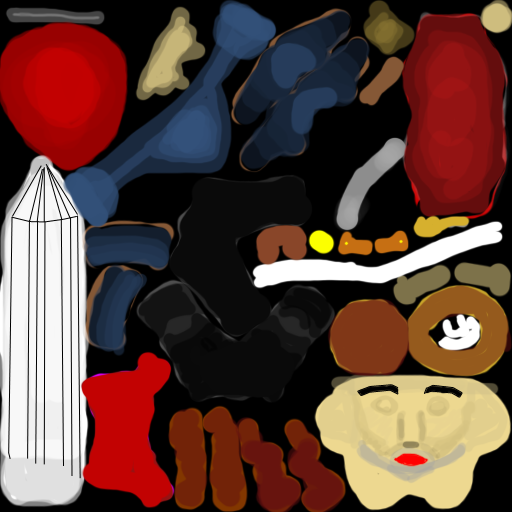
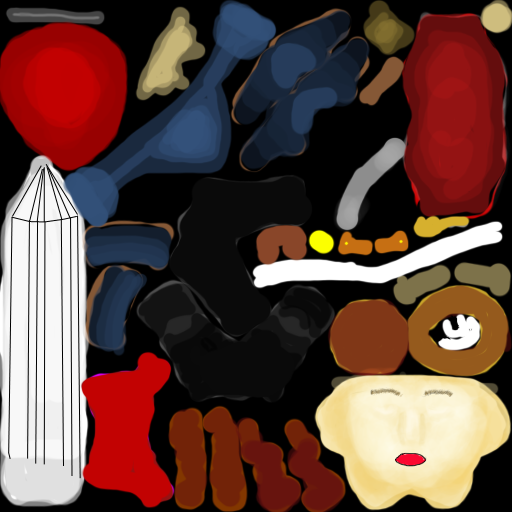
Layer changes from the first 512 × 512 image to the second:
removed layer "Shape 16" from group "Group 1" over [350, 384, 477, 450]
added group "얼굴" with 7 layers above "Layer 2" over [318, 367, 511, 509]
added layer "눈썹" in group "얼굴" over [367, 387, 455, 398]
added layer "애굣살윤곽" in group "얼굴" over [367, 404, 461, 426]
added layer "애굣살" in group "얼굴" over [371, 403, 452, 422]
added layer "코" in group "얼굴" over [394, 371, 430, 447]
added layer "입" in group "얼굴" over [395, 452, 428, 467]
added layer "밝은윤곽" (overlay) in group "얼굴" over [344, 367, 488, 491]
added layer "어두운윤곽" (multiply) in group "얼굴" over [318, 367, 511, 509]
painted on "Layer 2" over [316, 315, 508, 508]
